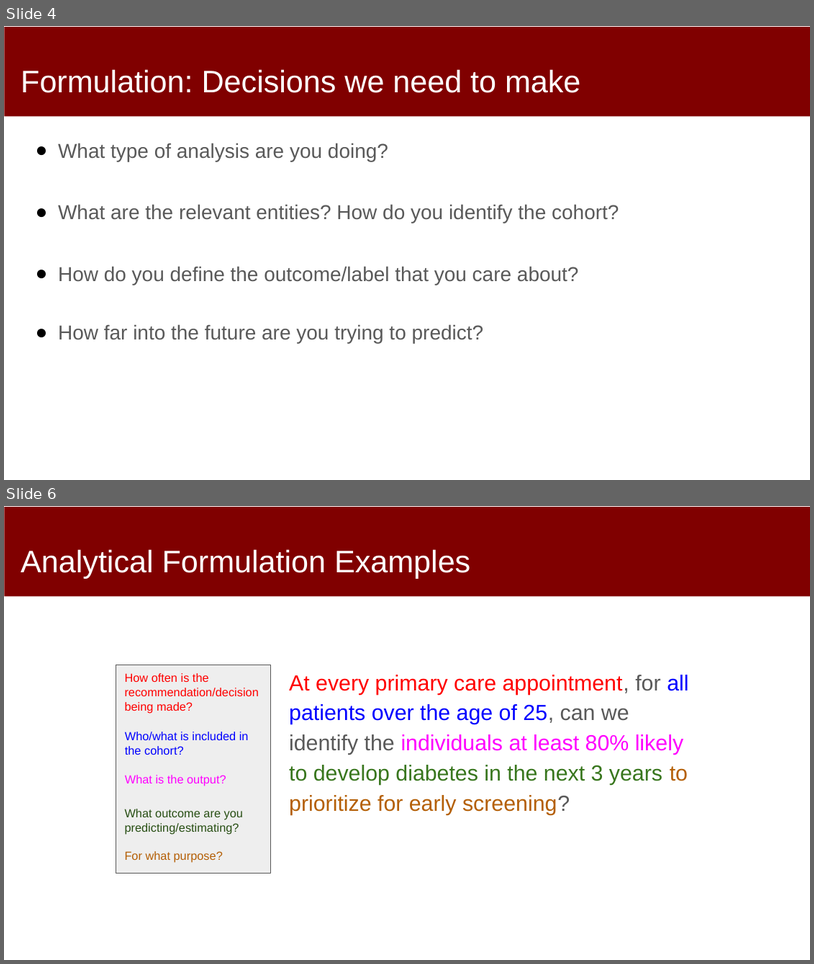
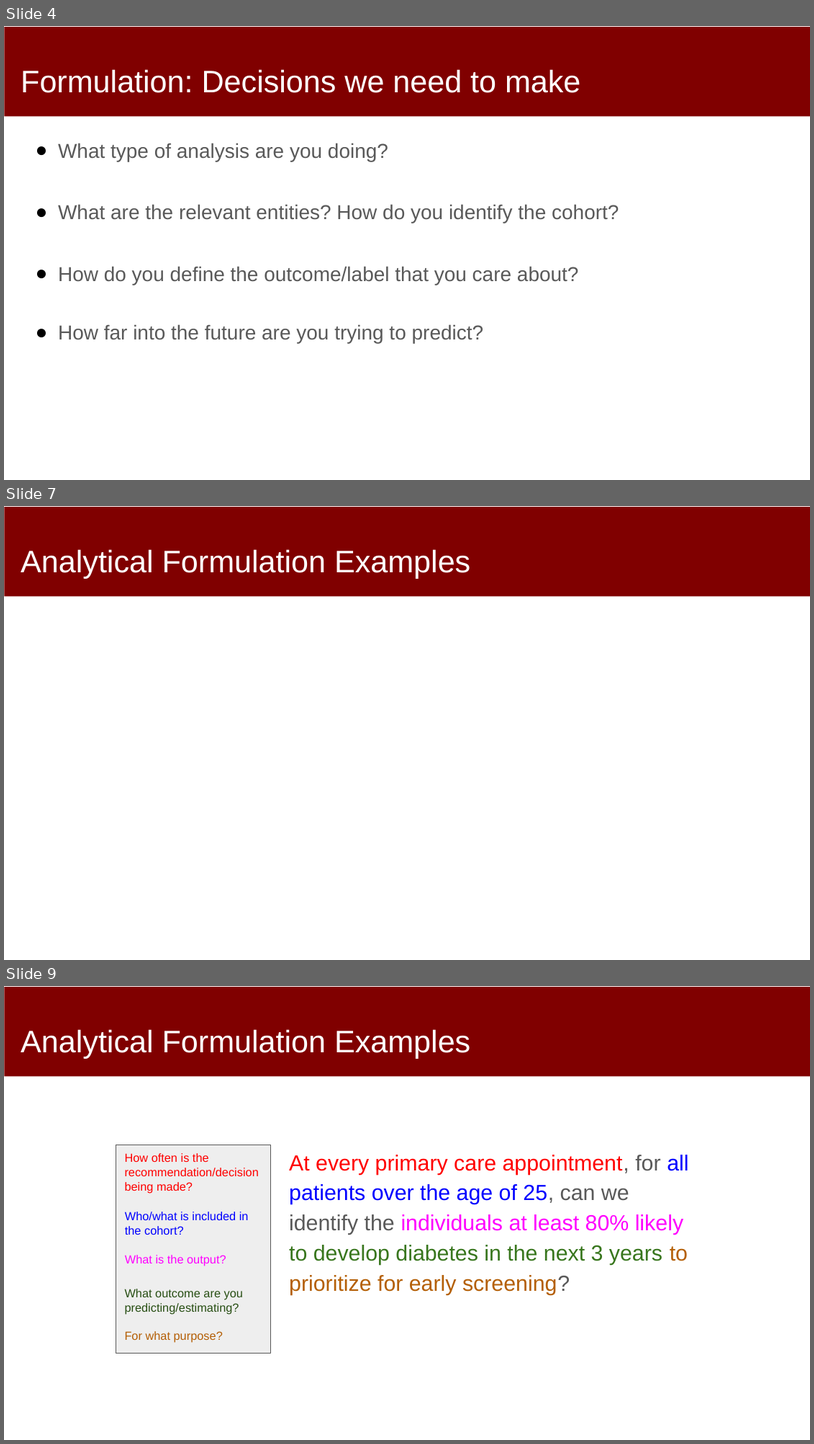
Before and after one commit to dssg/mlforpublicpolicylab, a slide deck: Lectures/09-Machine-Learning-Pipelines.pptx. Shown one above the other, each under a label of ours: slides 4 and 6 before the commit, slides 4, 7 and 9 after it; the slides between them are not shown. The pictures are 814x964 and 814x1444 pixels, drawn with LibreOffice and Linux fonts; fonts in the diff are those of the drawing. Boxes give left, top, right and bottom in pixels: in the first picture for what was removed or moved away, otherwise in the second. Text is boxed around its words. In the diff, an @@ line names an element or a change of style, - is before the commit and + after.

```diff
--- a/Lectures/09-Machine-Learning-Pipelines.pptx
+++ b/Lectures/09-Machine-Learning-Pipelines.pptx
@@ slide 7 added at [4,506,810,960], background #FFFFFF; not listed: 1 template element that a slide beside it also shows @@
@@ title added at [21,549,471,579], 37 pt, text #FFFFFF @@
+Analytical Formulation Examples
@@ what was slide 6 is now slide 9 @@
```
Also in this commit, not shown: 4 slides changed, 9 other slides added, 1 slide removed.
